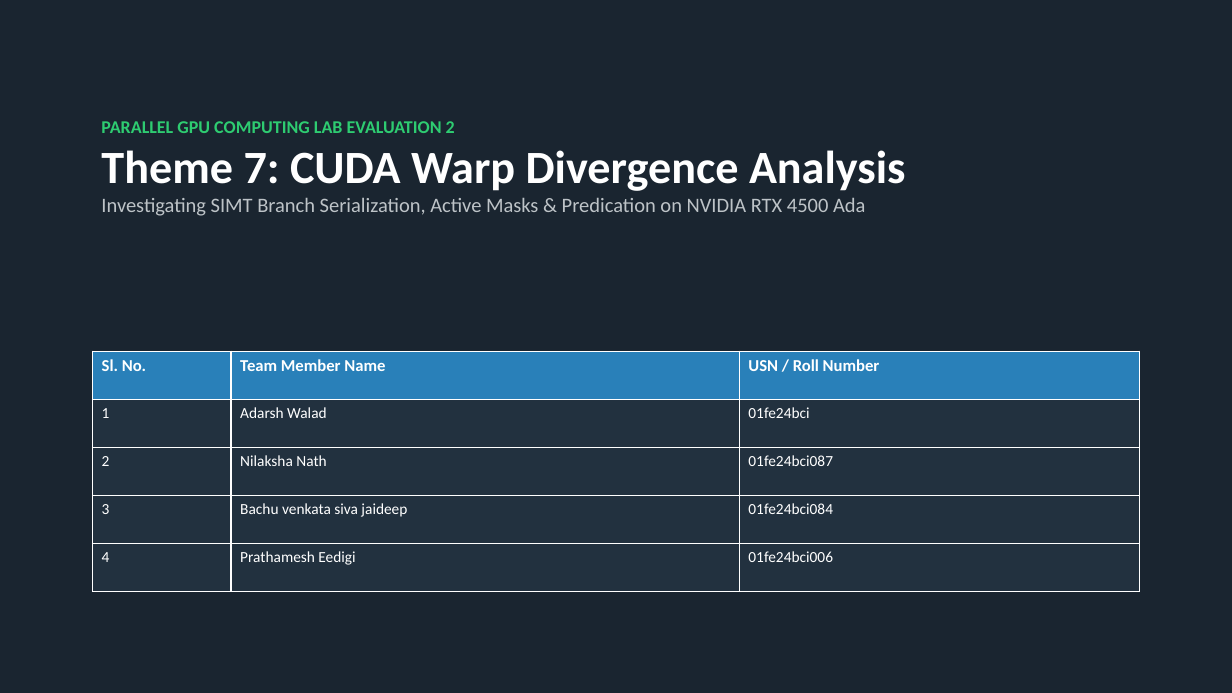
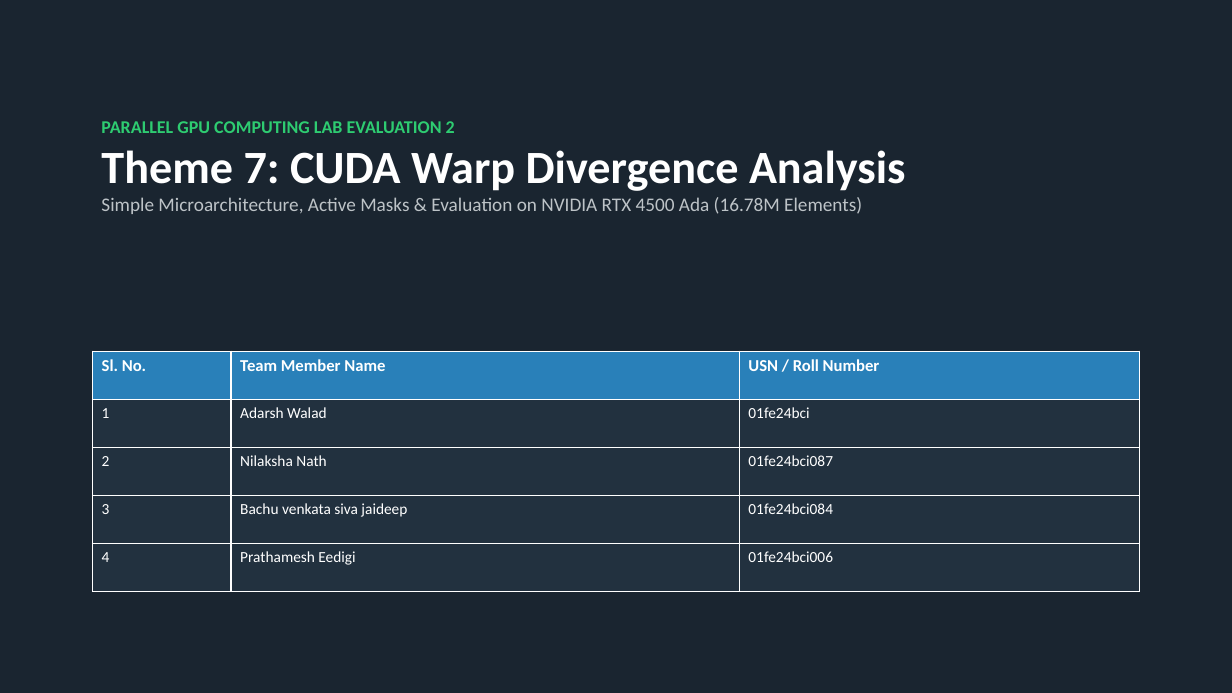
Before and after one commit to jaideep67/Parallel-Gpu-Computing, a slide deck: slide 1 of lab2_evaluation/presentation/PGC_Lab2_Warp_Divergence_Evaluation.pptx. Drawn at 1232x693 pixels with LibreOffice and Linux fonts; fonts in the diff are those of the drawing. Boxes give left, top, right and bottom in pixels: in the first picture for what was removed or moved away, otherwise in the second. Text is boxed around its words. In the diff, an @@ line names an element or a change of style, - is before the commit and + after.

Commit message:
Refactor README and presentation: Simple architecture, 3-4 points per checkpoint, and 2-3 sentence graph explanations

```diff
--- a/lab2_evaluation/presentation/PGC_Lab2_Warp_Divergence_Evaluation.pptx
+++ b/lab2_evaluation/presentation/PGC_Lab2_Warp_Divergence_Evaluation.pptx
@@ text at bbox=[101, 197, 862, 214]: text changed; size 16 to 15 pt @@
-Investigating SIMT Branch Serialization, Active Masks & Predication on NVIDIA RTX 4500 Ada
+Simple Microarchitecture, Active Masks & Evaluation on NVIDIA RTX 4500 Ada (16.78M Elements)
```
Also in this commit, not shown: 5 other slides changed, 1 slide added, 1 slide removed, 2 other files.
